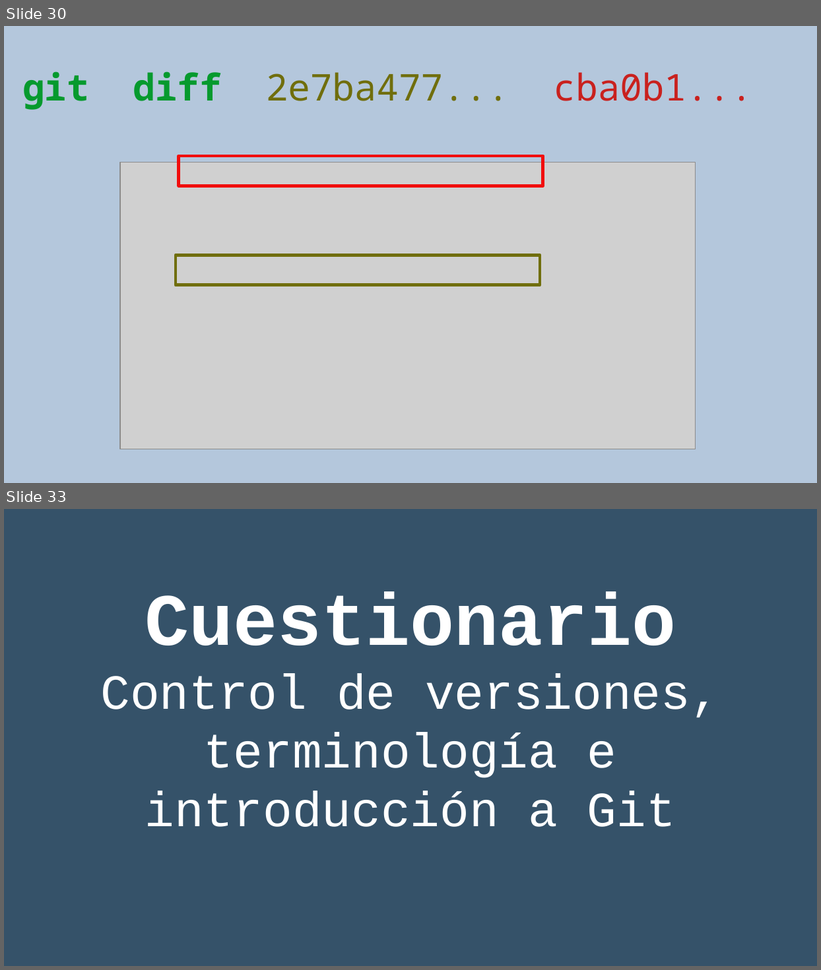
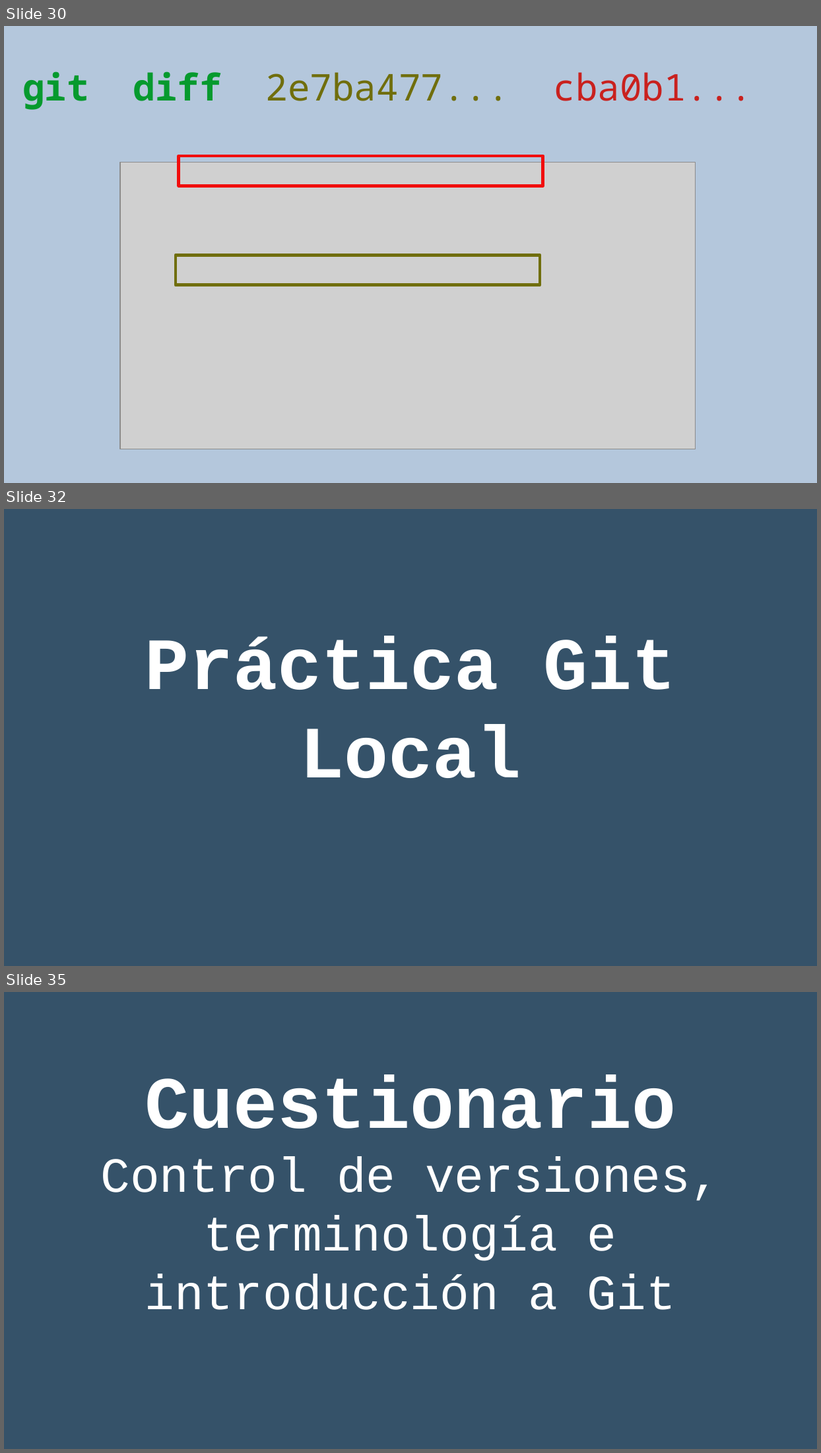
Before and after one commit to rgmf/eed2425, a slide deck: ut/02_control_de_versiones/presentacion/02_git_local.odp. Shown one above the other, each under a label of ours: slides 30 and 33 before the commit, slides 30, 32 and 35 after it; the slides between them are not shown. The pictures are 821x970 and 821x1453 pixels, drawn with LibreOffice and Linux fonts; fonts in the diff are those of the drawing; grey boxes stand for pictures. Boxes give left, top, right and bottom in pixels: in the first picture for what was removed or moved away, otherwise in the second. Text is boxed around its words. In the diff, an @@ line names an element or a change of style, - is before the commit and + after.

```diff
--- a/ut/02_control_de_versiones/presentacion/02_git_local.odp
+++ b/ut/02_control_de_versiones/presentacion/02_git_local.odp
@@ slide 32 added at <box>4,509,817,966</box>, background #355269 @@
@@ subtitle added at <box>145,636,676,778</box>, 72 pt, text #FFFFFF, bold @@
+Práctica Git Local
@@ what was slide 33 is now slide 35 @@
```
Also in this commit, not shown: 1 other slide added.
